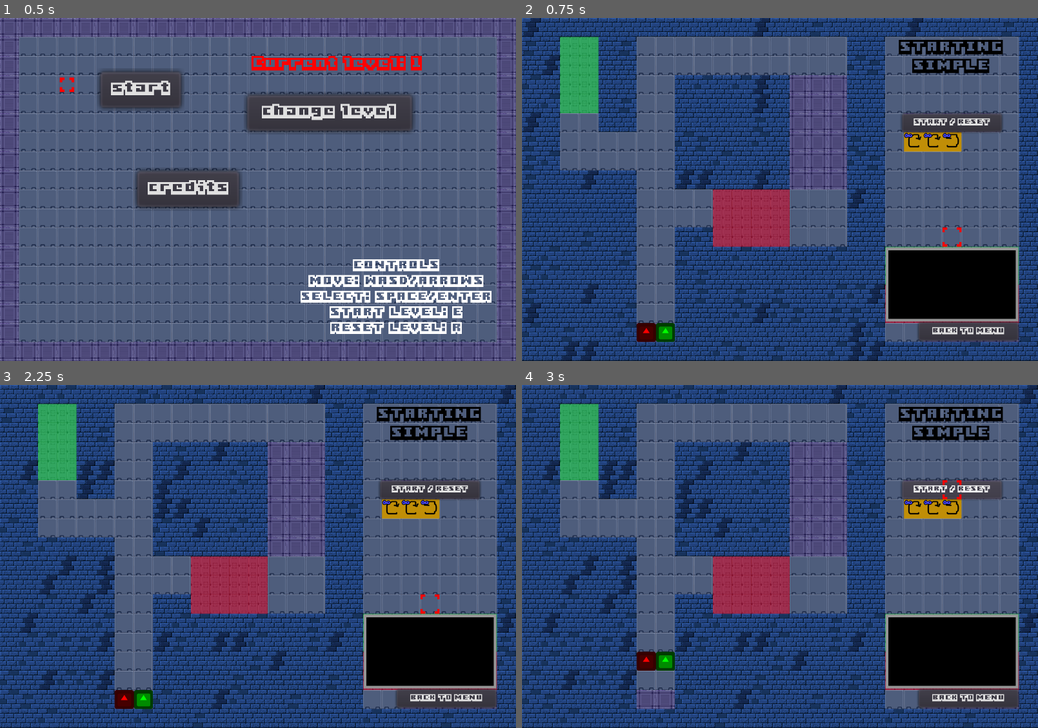
Above: before the commit, frames 1-4 (two rows, left to right).
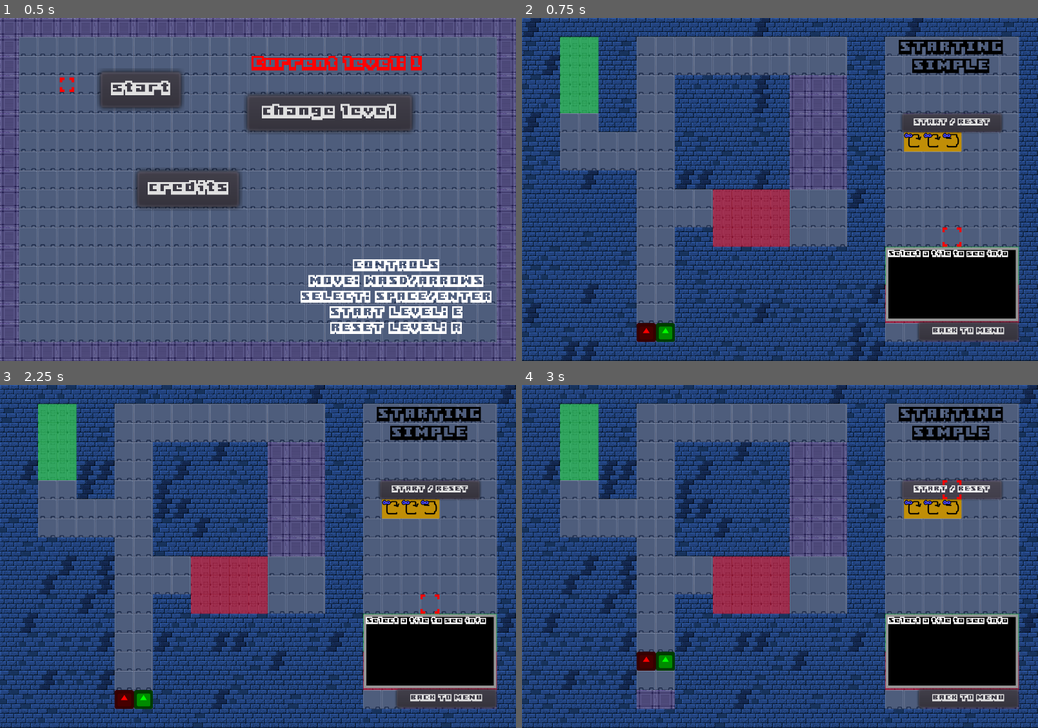
Above: after the commit, the same moments.

Repository: WIT-SCDS-F22-GAME-COOP/Zombie-Game
Game: Godot game, scene res://TSCN/Menu.tscn
The game is run twice, just before and just after one commit, with the same random seed, the same clock (stepped at 60 frames per second) and the same inputs. The engine's default icon, where the game draws it, is replaced by a stand-in: a white triangle on a blue panel in a dark square.
Inputs:
- Up to frame 1 (0.5 s): no input
- Up to frame 2 (0.75 s): click "start" at 0.5 s
- Up to frame 3 (2.25 s): click "BACK TO MENU" at 1.25 s; click "start" at 2 s
- Up to frame 4 (3 s): click "START / RESET" at 2.75 s

Frame 1 is identical in both runs. In frame 2, 0.5% of the frame differs, in the area x 70-97%, y 33-89%; in frame 3, 0.5%; in frame 4, 0.5%.

Commit message:
Textbox text working

Diff:
--- a/Scripts/World.gd
+++ b/Scripts/World.gd
@@ -34,6 +34,7 @@
 
 # Called every frame. 'delta' is the elapsed time since the previous frame.
 func _process(delta):
+
 	# If a level is left unnamed, shows the tile coordinates of the cursor instead
 	# Useful for figuring out specific placements when implementing new levels
 	if level_name == "UNNAMED":
@@ -94,6 +95,7 @@
 		selected_tile.x = $ActionTile.get_cell($Cursor.tile_position.x, $Cursor.tile_position.y)
 		selected_tile.y = $DurMap.get_cell($Cursor.tile_position.x, $Cursor.tile_position.y)
 		$SelectedCursor.position = $Cursor.position
+		setText()
 	elif (selected_tile.x != -1 && $TileMap.get_cell($Cursor.tile_position.x, $Cursor.tile_position.y) == 1 && initial_pos_check()):
 		$ActionTile.set_cell($Cursor.tile_position.x, $Cursor.tile_position.y, selected_tile.x, false,false,false, Vector2(0,0))
 		$ActionTile.set_cell(selected_tile_pos.x, selected_tile_pos.y, -1, false,false,false, Vector2(0,0))
@@ -102,6 +104,7 @@
 		selected_tile.x = -1
 		selected_tile.y = -1
 		durmap_backup()
+		$MarginContainer2/RichTextLabel.text = "Select a tile to see info"
 		$SelectedCursor.position = Vector2(-256,0)
 
 # Just checks if both characters are where they start.
@@ -470,3 +473,89 @@
 
 func _on_Timer_timeout():
 	selection()
+
+func setText():
+	var text = ""
+	var dur = $DurMap.get_cell(selected_tile_pos.x,selected_tile_pos.y)
+	if (dur == 1):
+		text = baseTile(false)
+	elif (dur == 5):
+		text += "while(true){\n   "
+		text += baseTile(true)
+		text += "\n}"
+	elif (dur > 1):
+		text += "int i = 0;\nwhile(i < "
+		text += String(dur)
+		text += "){\n   "
+		text += baseTile(true)
+		text += "\n   i++"
+		text += "\n}"
+	$MarginContainer2/RichTextLabel.text = text
+
+
+
+func baseTile(indented):
+	print(selected_tile.x)
+	match int(selected_tile.x):
+		0:
+			return "turnLeft();"
+		1:
+			return "turnRight();"
+		2:
+			return "moveUp();"
+		3:
+			return "moveDown();"
+		4:
+			return "moveLeft();"
+		5:
+			return "moveRight();"
+		6:
+			if indented:
+				return "if(species == zombie){\n      turnLeft();\n   }"
+			return "if(species == zombie){\n   turnLeft();\n}"
+		7:
+			if indented:
+				return "if(species == zombie){\n      turnRight();\n   }"
+			return "if(species == zombie){\n   turnRight();\n}"
+		8:
+			if indented:
+				return "if(species == zombie){\n      moveUp();\n   }"
+			return "if(species == zombie){\n   moveUp();\n}"
+		9:
+			if indented:
+				return "if(species == zombie){\n      moveDown();\n   }"
+			return "if(species == zombie){\n   moveDown();\n}"
+		10:
+			if indented:
+				return "if(species == zombie){\n      moveLeft();\n   }"
+			return "if(species == zombie){\n   moveLeft();\n}"
+		11:
+			if indented:
+				return "if(species == zombie){\n      moveRight();\n   }"
+			return "if(species == zombie){\n   moveRight();\n}"
+		12:
+			if indented:
+				return "if(species == human){\n      turnLeft();\n   }"
+			return "if(species == human){\n   turnLeft();\n}"
+		13:
+			if indented:
+				return "if(species == human){\n      turnRight();\n   }"
+			return "if(species == human){\n   turnRight();\n}"
+		14:
+			if indented:
+				return "if(species == human){\n      moveUp();\n   }"
+			return "if(species == human){\n   moveUp();\n}"
+		15:
+			if indented:
+				return "if(species == human){\n      moveDown();\n   }"
+			return "if(species == human){\n   moveDown();\n}"
+		16:
+			if indented:
+				return "if(species == human){\n      moveLeft();\n   }"
+			return "if(species == human){\n   moveLeft();\n}"
+		17:
+			if indented:
+				return "if(species == human){\n      moveRight();\n   }"
+			return "if(species == human){\n   moveRight();\n}"
+		_:
+			return "ERROR"
--- a/TSCN/World.tscn
+++ b/TSCN/World.tscn
@@ -856,6 +856,10 @@
 12/shapes = [  ]
 12/z_index = 0
 
+[sub_resource type="DynamicFont" id=16]
+size = 24
+font_data = ExtResource( 16 )
+
 [node name="Node" type="Node"]
 script = ExtResource( 2 )
 
@@ -955,30 +959,19 @@
 position = Vector2( -256, 0 )
 z_index = 2
 frames = SubResource( 8 )
+frame = 1
 playing = true
 
 [node name="MarginContainer" type="MarginContainer" parent="."]
 margin_left = 1218.0
-margin_top = 771.0
+margin_top = 770.0
 margin_right = 1662.0
-margin_bottom = 1019.0
+margin_bottom = 1018.0
 
 [node name="Panel" type="Panel" parent="MarginContainer"]
 margin_right = 444.0
 margin_bottom = 248.0
 custom_styles/panel = SubResource( 9 )
-
-[node name="MarginContainer" type="MarginContainer" parent="MarginContainer"]
-margin_right = 444.0
-margin_bottom = 248.0
-
-[node name="Label" type="Label" parent="MarginContainer/MarginContainer"]
-margin_right = 444.0
-margin_bottom = 248.0
-size_flags_horizontal = 3
-size_flags_vertical = 3
-autowrap = true
-clip_text = true
 
 [node name="WinGraphic" type="Sprite" parent="."]
 visible = false
@@ -1003,7 +996,6 @@
 format = 1
 
 [node name="BackupDurMap" type="TileMap" parent="."]
-visible = false
 tile_set = SubResource( 12 )
 format = 1
 
@@ -1020,6 +1012,18 @@
 visible = false
 position = Vector2( 597, 557 )
 texture = ExtResource( 17 )
+
+[node name="MarginContainer2" type="MarginContainer" parent="."]
+margin_left = 1226.0
+margin_top = 779.0
+margin_right = 1653.0
+margin_bottom = 1009.0
+
+[node name="RichTextLabel" type="RichTextLabel" parent="MarginContainer2"]
+margin_right = 427.0
+margin_bottom = 230.0
+custom_fonts/normal_font = SubResource( 16 )
+text = "Select a tile to see info"
 
 [connection signal="dur_lower" from="Red" to="." method="_on_dur_lower_signal"]
 [connection signal="dur_lower" from="Green" to="." method="_on_dur_lower_signal"]
Not shown: 1 places in TSCN/World.tscn that only renumber resources
